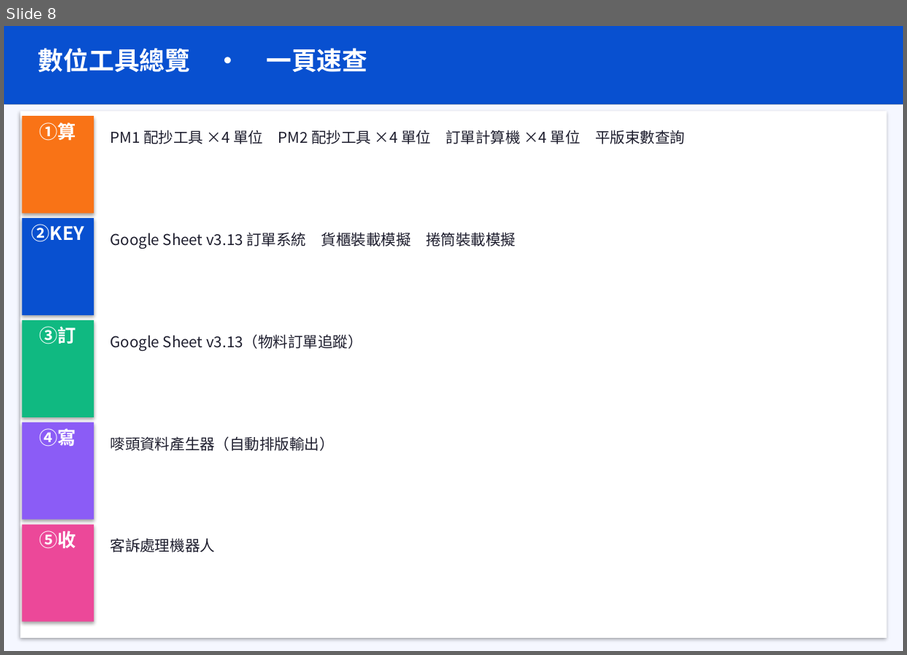
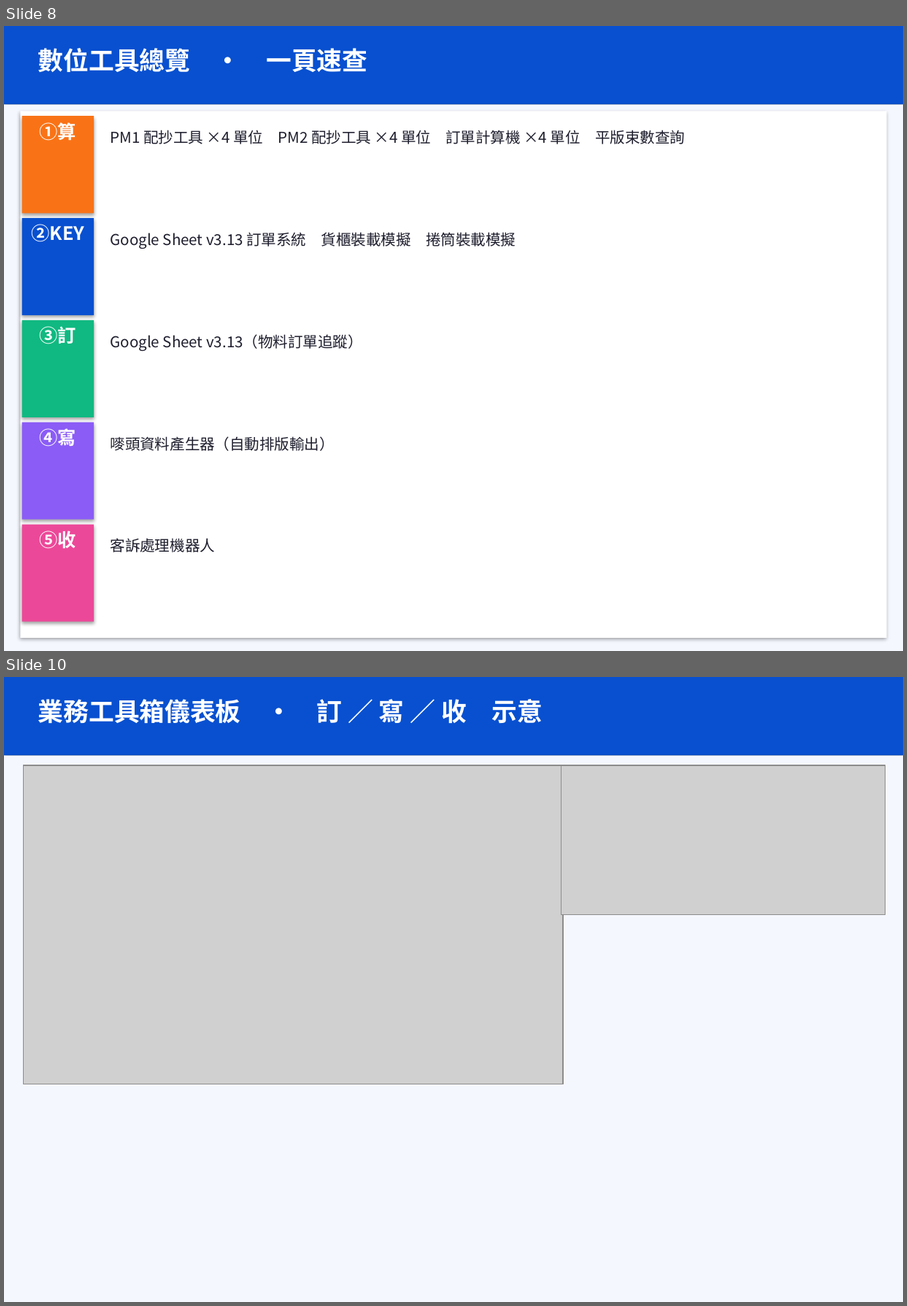
Before and after one commit to family860200-svg/-janjan-flowgps, a slide deck: 參考資料/Slide_260418-外銷訂單處理流程升級版.pptx. Shown one above the other, each under a label of ours: slide 8 before the commit, slides 8 and 10 after it; the slides between them are not shown. The pictures are 907x655 and 907x1306 pixels, drawn with LibreOffice and Linux fonts; fonts in the diff are those of the drawing; grey boxes stand for pictures. Boxes give left, top, right and bottom in pixels: in the first picture for what was removed or moved away, otherwise in the second. Text is boxed around its words. In the diff, an @@ line names an element or a change of style, - is before the commit and + after.

Commit message:
簡報升級：加入工具儀表板示意截圖（第9-10張）

```diff
--- a/參考資料/Slide_260418-外銷訂單處理流程升級版.pptx
+++ b/參考資料/Slide_260418-外銷訂單處理流程升級版.pptx
@@ slide 10 added at (4,677,903,1302), background #FFFFFF @@
@@ rectangle added at (4,677,903,755), fill #0850D0 @@
@@ text added at (38,699,543,723), 22 pt, text #FFFFFF, bold @@
+業務工具箱儀表板 · 訂 ／ 寫 ／ 收 示意
@@ rectangle added at (4,755,903,1300), fill #F5F7FF @@
@@ picture added at (24,765,564,1084) @@
@@ picture added at (561,765,885,914) @@
```
Also in this commit, not shown: 1 other slide added, 4 other files.
